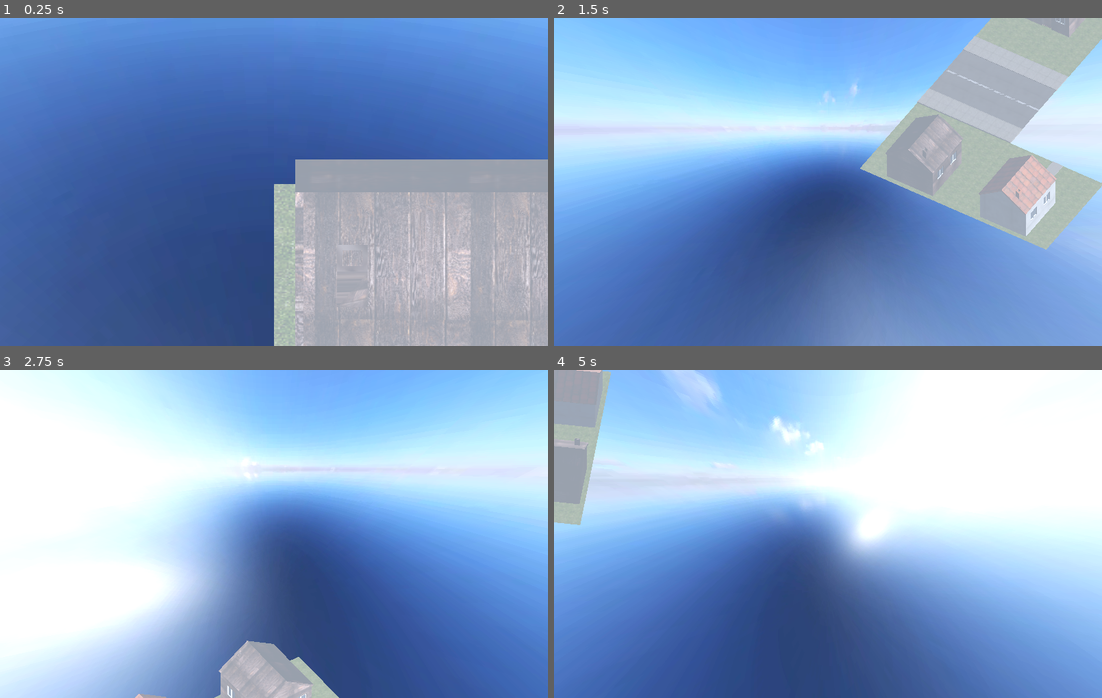
Above: before the commit, frames 1-4 (two rows, left to right).
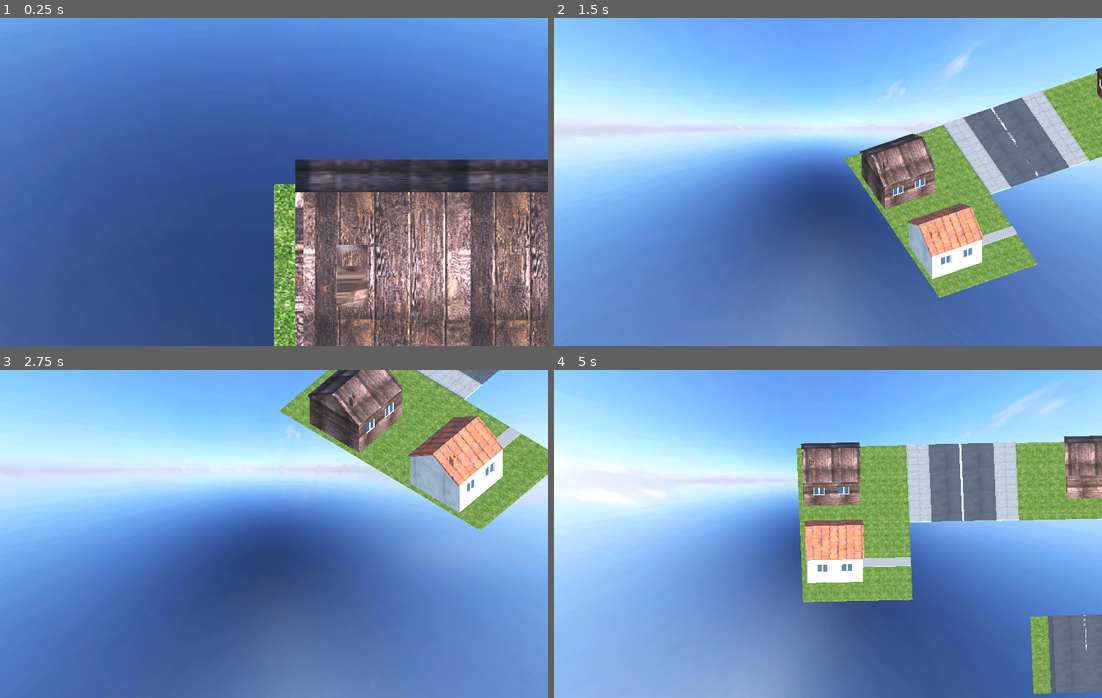
Above: after the commit, the same moments.

Repository: JakubOlejnik2007/Klimatopolis
Game: Godot game, scene res://main.tscn
Two runs of this game, one before a commit and one after it. Both use one fixed random seed, a clock stepped at 60 frames per second and the inputs below.
Inputs (mouse positions are in pixels of both pictures, inside the frame that each line leads up to):
- Up to frame 1 (0.25 s): no input
- Up to frame 2 (1.5 s): tap Enter at 0.5 s; move the mouse to (948, 165) at 0.52 s; hold Right (ui_right) 0.53-1.28 s; tap Mouse wheel up (zoom_in) at 0.6 s; move the mouse to (718, 198) at 1.27 s; hold S from 1.28 s (still down); tap Mouse wheel down (zoom_out) at 1.35 s
- Up to frame 3 (2.75 s): move the mouse to (328, 461) at 2.02 s; release S at 2.03 s; hold Right (ui_right) from 2.03 s (still down); tap Mouse wheel up (zoom_in) at 2.1 s
- Up to frame 4 (5 s): move the mouse to (800, 599) at 2.77 s; release Right (ui_right) at 2.78 s; hold W 2.78-3.53 s; tap Mouse wheel down (zoom_out) at 2.85, 4.35 s; move the mouse to (992, 583) at 3.52 s; hold Left (ui_left) from 3.53 s (still down); tap Mouse wheel up (zoom_in) at 3.6 s; move the mouse to (663, 484) at 4.27 s

The runs differ from the first frame. In frame 1, 28% of the frame differs, in the area x 50-100%, y 43-100%; in frame 2, 47%; in frame 3, 73%; in frame 4, 83%, in the area x 0-100%, y 0-100%.

Commit message:
adjusted fog density, made the camera rotation less crazy

Diff:
--- a/World.gd
+++ b/World.gd
@@ -1,6 +1,8 @@
 extends Node3D
 
-var navigation_speed = 0.5
+var navigation_speed = 0.05
+var rotation_speed = 0.01
+
 var viewport_minimum = 200
 var viewport_resolution_variance = 800
 var viewport_resolution = Vector2(1200, 800)
@@ -31,9 +33,9 @@
 		$CameraPivot.translate(-forward.cross(Vector3.UP).normalized() * navigation_speed / 1.5 * -1)
 
 	if Input.is_action_pressed("ui_left"):
-		$CameraPivot.rotate_y(1)
+		$CameraPivot.rotate_y(rotation_speed)
 	if Input.is_action_pressed("ui_right"):
-		$CameraPivot.rotate_y(-1)
+		$CameraPivot.rotate_y(-rotation_speed)
 
 func _input(event):
 	if Input.is_action_just_pressed("zoom_in"):
--- a/main.tscn
+++ b/main.tscn
@@ -27,10 +27,9 @@
 ssao_sharpness = 0.93
 glow_intensity = 0.24
 glow_bloom = 1.0
-fog_enabled = true
 fog_light_color = Color(0.634969, 0.666792, 0.716795, 1)
 fog_sun_scatter = 0.12
-fog_density = 0.0197
+fog_density = 0.0056
 fog_sky_affect = 0.085
 
 [node name="World" type="Node3D"]
